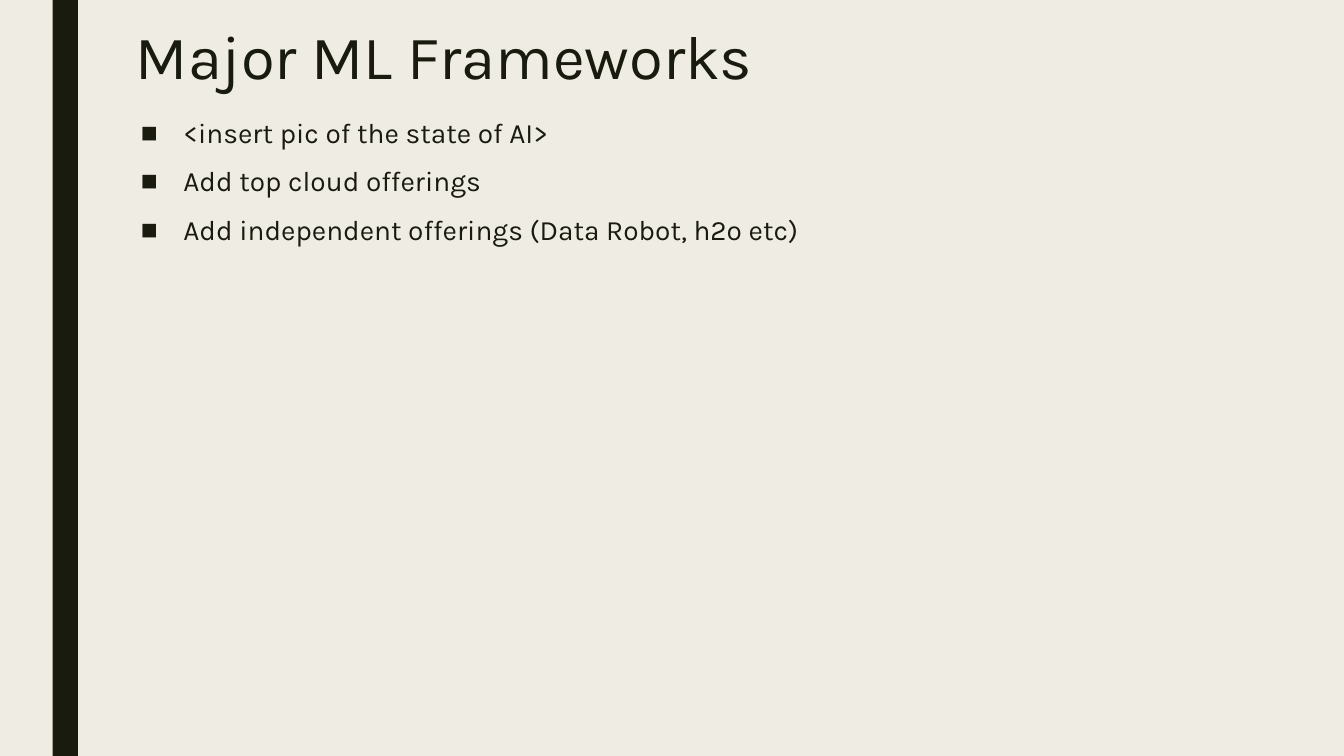
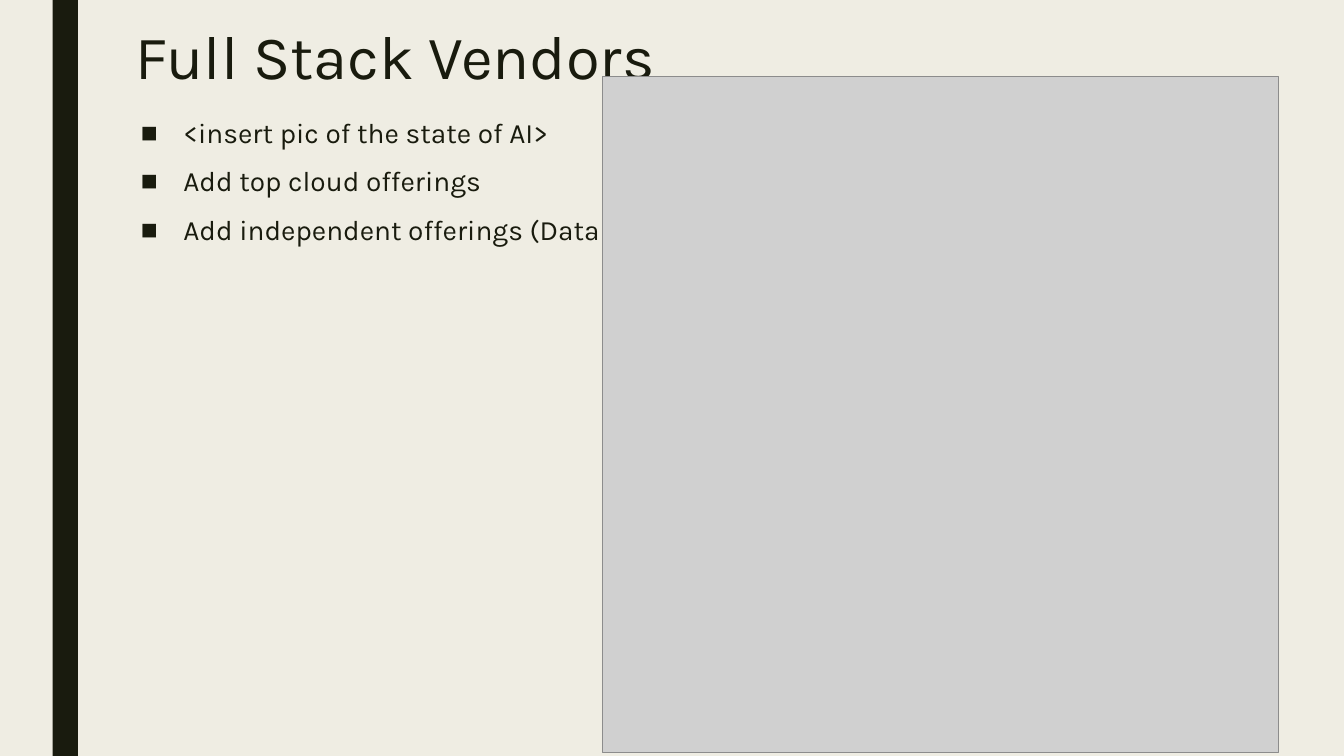
Before and after one commit to dougfoo/machineLearning, a slide deck: slide 15 of talks/MachineLearning101.pptx (slide 13 before the commit). Drawn at 1344x756 pixels with LibreOffice and Linux fonts; fonts in the diff are those of the drawing; grey boxes stand for pictures. Boxes give left, top, right and bottom in pixels: in the first picture for what was removed or moved away, otherwise in the second. Text is boxed around its words. In the diff, an @@ line names an element or a change of style, - is before the commit and + after.

```diff
--- a/talks/MachineLearning101.pptx
+++ b/talks/MachineLearning101.pptx
@@ title at [136,37,654,94]: text changed @@
-Major ML Frameworks
+Full Stack Vendors
@@ picture added at [603,77,1279,753] @@
```
Also in this commit, not shown: 2 other slides changed, 4 slides added, 1 slide removed.
